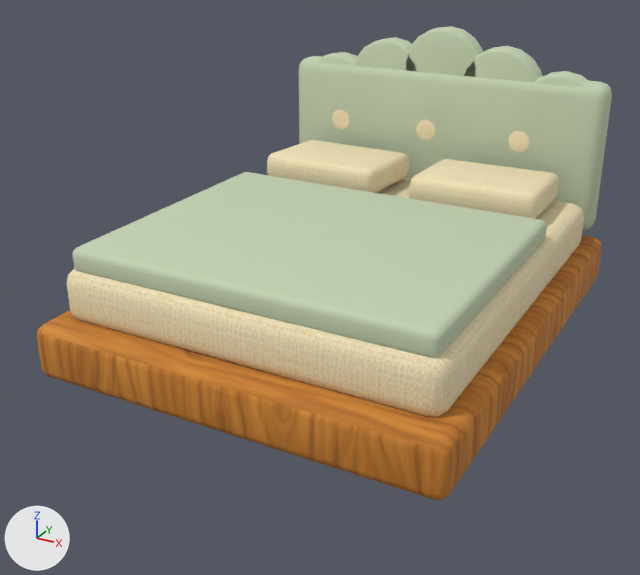
Renders of the glTF model public/models/furniture/arched-bed.glb from each side of a commit.
Rendered twice from a 50 mm lens placed at (1.54, -3.07, 1.81), pointed at (-0.06, -0.17, 0.36). Arrows for +X, +Y and +Z are at lower left; the lights stay in place. The older version comes first. Vertices at exactly the same position are counted once.

The first picture shows 'arched-bed'.
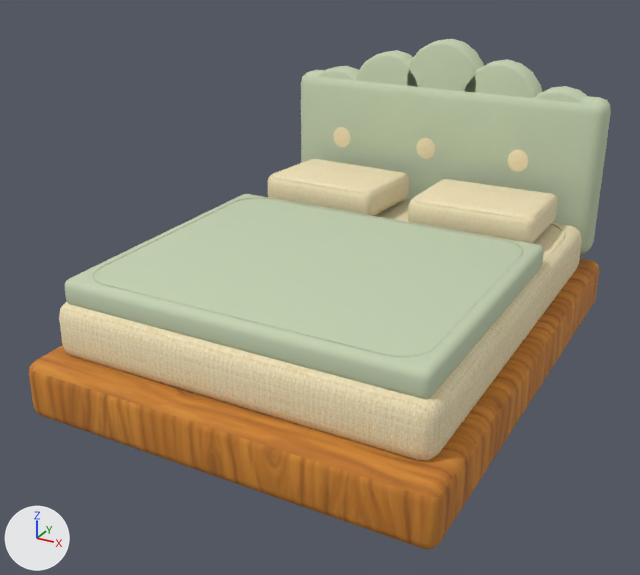
What differs and where, as boxes [x1, y1, x2, y2] in the pictures (640 x 575 px; the box of a moved part takes in the faces that stretch with it):
'arched-bed', reshaped, moved (8% taller)
    before: [37, 26, 612, 500]
    after: [29, 39, 611, 549]
part 1 of me_cube_057, moved or reshaped
    before: [37, 235, 602, 500]
    after: [29, 258, 599, 549]
part 2 of me_cube_057, moved or reshaped
    before: [67, 178, 584, 417]
    after: [59, 199, 582, 461]
part 3 of me_cube_057, moved or reshaped
    before: [267, 140, 409, 193]
    after: [268, 159, 409, 216]
part 4 of me_cube_057, moved or reshaped
    before: [409, 159, 559, 218]
    after: [408, 179, 557, 243]
part 5 of me_cube_057, moved or reshaped
    before: [332, 110, 350, 129]
    after: [333, 127, 351, 147]
part 6 of me_cube_057, moved or reshaped
    before: [416, 120, 435, 140]
    after: [416, 138, 435, 159]
part 7 of me_cube_057, moved or reshaped
    before: [508, 131, 530, 152]
    after: [507, 150, 528, 172]
part 8 of me_cube_057, moved or reshaped
    before: [73, 172, 547, 358]
    after: [65, 194, 544, 399]
part 9 of me_cube_057, added (pale green)
    after: [301, 70, 611, 254]
part 10 of me_cube_057, moved or reshaped
    before: [354, 37, 417, 72]
    after: [356, 50, 418, 87]
part 11 of me_cube_057, moved or reshaped
    before: [406, 26, 483, 77]
    after: [407, 39, 484, 92]
part 12 of me_cube_057, moved or reshaped
    before: [465, 46, 542, 82]
    after: [465, 59, 542, 98]
part 13 of me_cube_057, cut back
    before: [299, 52, 612, 231]
    after: [93, 66, 587, 357]

What the commit changed:
Material 'tailored-tone-on-tone-stitch' (mat_tailored_tone_on_tone_stitch) is new.
Its base color is (0.46, 0.49, 0.34) (grey #b5ba9e).
Its roughness is 0.99.
Material 'ceramic-fitting-detail' (mat_ceramic_fitting_detail) is new.
Its base color is (0.8, 0.81, 0.73) (white #e7e8de).
Its roughness is 0.55.
me_cube_057 is used by ob_arched_bed; location (0.0, 0.0, 0.25).
me_cube_057 had 1332 vertices, 2608 faces and spanned x -0.82..0.82, y -1.0..1.03, z -0.11..1.01.
me_cube_057 now has 2424 vertices, 4696 faces and spans x -0.82..0.82, y -1.06..1.06, z 0.0..1.2.
me_cube_057 part 1: the loose piece of 96 vertices spanning x -0.82..0.82, y -1.0..1.0, z -0.11..0.11 is scaled about its middle by (1, 1.04, 1.07), then moved by (0.0, -0.02, 0.12).
me_cube_057 part 2: the loose piece of 96 vertices spanning x -0.76..0.76, y -0.89..0.85, z 0.09..0.31 is scaled about its middle by (1, 1.04, 1.07), then moved by (0.0, -0.02, 0.13).
me_cube_057 part 3: the loose piece of 96 vertices spanning x -0.65..-0.08, y 0.35..0.79, z 0.32..0.46 is scaled about its middle by (0.996, 1.04, 1.07), then moved by (0.0, 0.01, 0.15).
me_cube_057 part 4: the loose piece of 96 vertices spanning x 0.08..0.65, y 0.35..0.79, z 0.32..0.46 is scaled about its middle by (1, 1.04, 1.07), then moved by (0.0, 0.01, 0.15).
me_cube_057 part 5: the loose piece of 72 vertices spanning x -0.49..-0.4, y 0.75..0.78, z 0.52..0.62 is moved by (0.0, 0.01, 0.16).
me_cube_057 part 6: the loose piece of 72 vertices spanning x -0.05..0.05, y 0.75..0.78, z 0.52..0.62 is moved by (0.0, 0.01, 0.16).
me_cube_057 part 7: the loose piece of 72 vertices spanning x 0.4..0.49, y 0.75..0.78, z 0.52..0.62 is moved by (0.0, 0.01, 0.16).
me_cube_057 part 8: the loose piece of 96 vertices spanning x -0.72..0.72, y -0.86..0.31, z 0.29..0.39 is scaled about its middle by (1, 1.04, 1.07), then moved by (0.0, -0.03, 0.14).
me_cube_057 part 9: the loose piece of 96 vertices spanning x -0.78..0.78, y 0.87..1.03, z 0.14..0.82 is copied, and the copy is scaled about its middle by (1, 1.04, 1.07), then moved by (0.0, 0.02, 0.15); it spans x -0.78..0.78, y 0.89..1.06, z 0.27..1.0.
me_cube_057 part 10: the loose piece of 108 vertices spanning x -0.47..-0.09, y 0.89..1.01, z 0.56..0.94 is scaled about its middle by (1, 1.04, 1.07), then moved by (0.0, 0.02, 0.17).
me_cube_057 part 11: the loose piece of 108 vertices spanning x -0.19..0.19, y 0.89..1.01, z 0.63..1.01 is scaled about its middle by (1, 1.04, 1.07), then moved by (0.0, 0.02, 0.18).
me_cube_057 part 12: the loose piece of 108 vertices spanning x 0.09..0.47, y 0.89..1.01, z 0.56..0.94 is scaled about its middle by (1, 1.04, 1.07), then moved by (0.0, 0.02, 0.17).
me_cube_057 part 13: 310 vertices removed from x -0.78..0.78, y 0.87..1.03, z 0.14..0.85; 1306 vertices added at x -0.75..0.75, y -0.93..1.04, z 0.21..1.03.
me_cube_057 gains material mat_tailored_tone_on_tone_stitch (grey #b5ba9e).
me_cube_057 gains material mat_ceramic_fitting_detail (white #e7e8de).
Object 'arched-bed' (ob_arched_bed) moves from (0.0, 0.0, 0.25) to (0.0, 0.0, 0.0).
